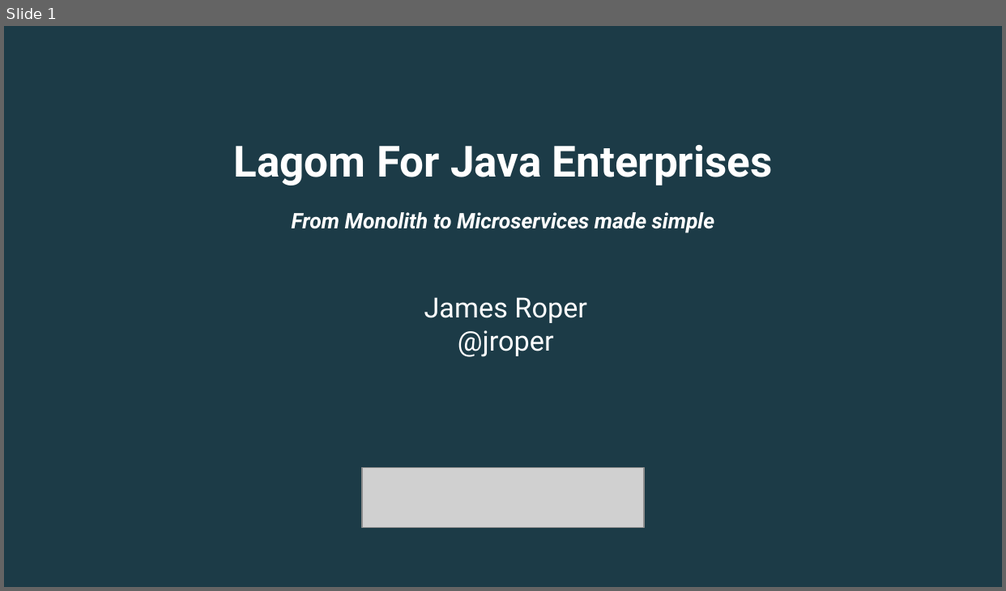
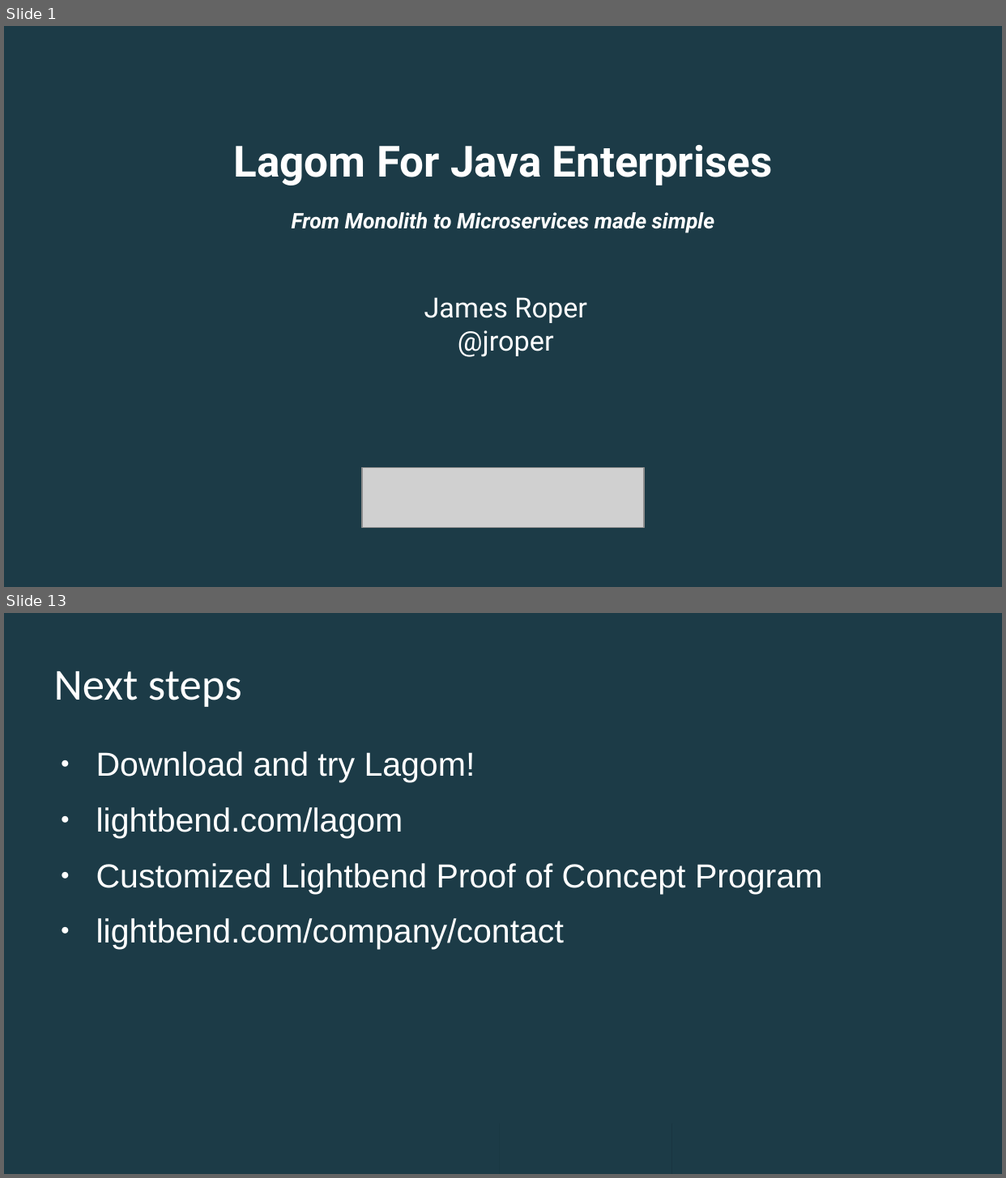
Before and after one commit to jroper/lagom-monolith-presentation, a slide deck: presentation/microservice-to-monolith.odp. Shown one above the other, each under a label of ours: slide 1 before the commit, slides 1 and 13 after it; the slides between them are not shown. The pictures are 1006x591 and 1006x1178 pixels, drawn with LibreOffice and Linux fonts; fonts in the diff are those of the drawing; grey boxes stand for pictures; background and template pictures are left out. Boxes give left, top, right and bottom in pixels: in the first picture for what was removed or moved away, otherwise in the second. Text is boxed around its words. In the diff, an @@ line names an element or a change of style, - is before the commit and + after.

```diff
--- a/presentation/microservice-to-monolith.odp
+++ b/presentation/microservice-to-monolith.odp
@@ slide 13 added at (4, 613, 1002, 1174), background #1C3B47 @@
@@ title added at (54, 671, 242, 707), 32 pt, text #FFFFFF @@
+Next steps
@@ text added at (96, 752, 822, 950), 24 pt, text #FFFFFF @@
+● Download and try Lagom!
+● lightbend.com/lagom
+● Customized Lightbend Proof of Concept Program
+● lightbend.com/company/contact
@@ rectangle added at (4, 1121, 671, 1174), fill #1C3B47 @@
@@ rectangle added at (4, 1121, 499, 1174), fill #1C3B47 @@
```
Also in this commit, not shown: 1 slide changed, 10 other slides added, 2 slides removed.
